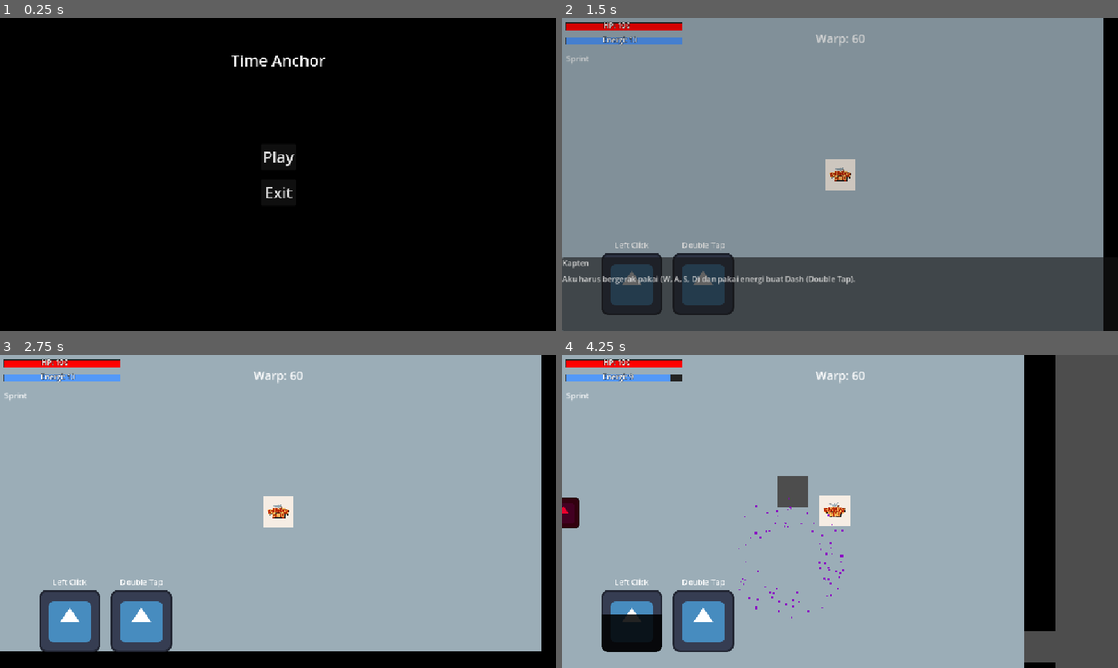
Above: before the commit, frames 1-4 (two rows, left to right).
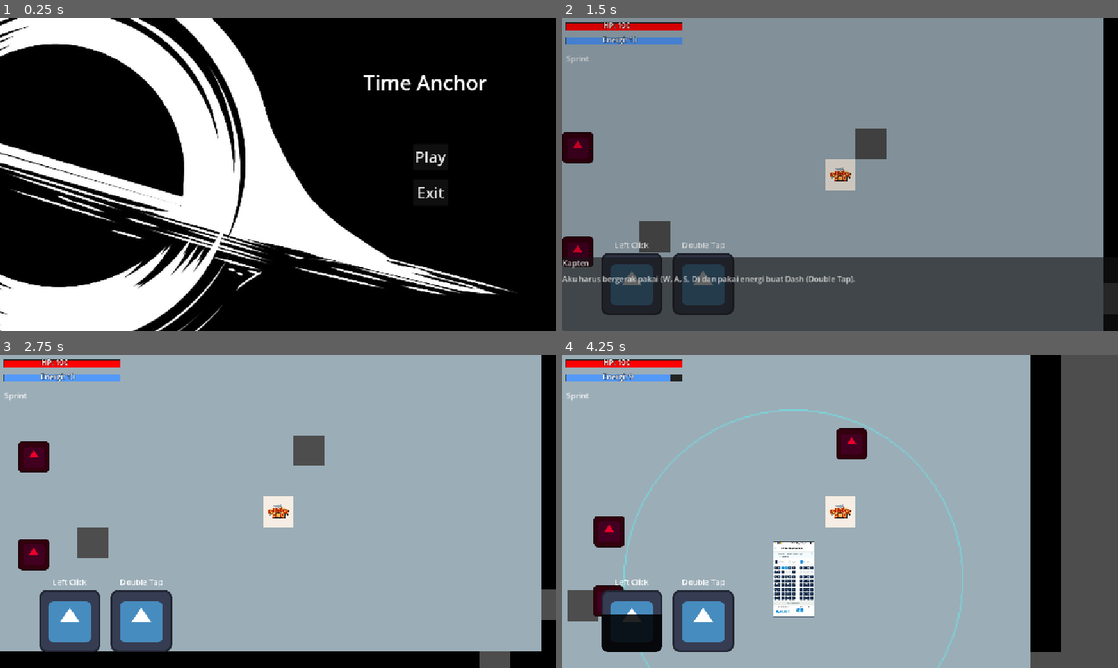
Above: after the commit, the same moments.

Repository: awanswangd/TimeAnchor
Game: Godot game, scene res://Scene/main_menu.tscn
The game is run twice, just before and just after one commit, with the same random seed, the same clock (stepped at 60 frames per second) and the same inputs. The engine's default icon, where the game draws it, is replaced by a stand-in: a white triangle on a blue panel in a dark square.
Inputs (mouse positions are in pixels of both pictures, inside the frame that each line leads up to):
- Up to frame 1 (0.25 s): no input
- Up to frame 2 (1.5 s): click "Play" at 0.5 s; move the mouse to (962, 158) at 1.27 s; hold Right (ui_right) from 1.28 s (still down); hold Space (detonate) from 1.28 s (still down)
- Up to frame 3 (2.75 s): click (400, 495) at 1.55 s; tap Enter at 2 s; move the mouse to (166, 527) at 2.02 s; release Right (ui_right) at 2.03 s; release Space (detonate) at 2.03 s; hold Down (ui_down) from 2.03 s (still down); click (166, 527) at 2.1 s; tap Space (detonate) at 2.3 s
- Up to frame 4 (4.25 s): move the mouse to (895, 442) at 2.77 s; release Down (ui_down) at 2.78 s; hold Right (ui_right) 2.78-3.53 s; hold Space (detonate) 2.78-3.53 s; click (895, 442) at 3.05 s; move the mouse to (812, 574) at 3.52 s; hold Up (ui_up) from 3.53 s (still down); click (812, 574) at 3.6 s; tap Space (detonate) at 3.8 s

The runs differ from the first frame. In frame 1, 27% of the frame differs, in the area x 0-93%, y 0-100%; in frame 2, 2.6%; in frame 3, 2.9%; in frame 4, 7.8%.

Commit message:
Add background assets for main menu
- Added Background_MainMenu.jpeg with corresponding import settings.
- Added Background_MainMenu_Animated.png and its import configuration.
-Added
3 Stage and Good ending/Bad ending

Diff:
--- a/Scene/main.tscn
+++ b/Scene/main.tscn
@@ -52,7 +52,7 @@
 
 [node name="GameManager" type="Node" parent="." groups=["game_manager"]]
 script = ExtResource("7_ow1sv")
-survival_duration = 3.0
+survival_duration = 120.0
 
 [node name="UIManager" type="CanvasLayer" parent="." groups=["ui_mannager"]]
 process_mode = 3
@@ -142,9 +142,9 @@
 offset_bottom = 58.0
 grow_horizontal = 2
 theme_override_font_sizes/font_size = 24
-text = "Warp: 60"
 
 [node name="Sprint_Button_Prompt" type="Label" parent="UIManager/GameplayHUD"]
+layout_mode = 0
 offset_left = 8.0
 offset_top = 72.0
 offset_right = 55.0
--- a/Scene/main_menu.tscn
+++ b/Scene/main_menu.tscn
@@ -1,6 +1,80 @@
-[gd_scene load_steps=2 format=3 uid="uid://bur8sbp3qbgql"]
+[gd_scene load_steps=12 format=3 uid="uid://bur8sbp3qbgql"]
 
-[ext_resource type="Script" uid="uid://bp14rno1pri66" path="res://scripts/main_menu.gd" id="1_ftydy"]
+[ext_resource type="Script" uid="uid://bp14rno1pri66" path="res://Scripts/main_menu.gd" id="1_ftydy"]
+[ext_resource type="Texture2D" uid="uid://cftoflvb7v26w" path="res://Assets/Background_MainMenu_Animated.png" id="2_87ipw"]
+
+[sub_resource type="AtlasTexture" id="AtlasTexture_87ipw"]
+atlas = ExtResource("2_87ipw")
+region = Rect2(0, 0, 1599, 1131)
+
+[sub_resource type="AtlasTexture" id="AtlasTexture_hii65"]
+atlas = ExtResource("2_87ipw")
+region = Rect2(1599, 0, 1599, 1131)
+
+[sub_resource type="AtlasTexture" id="AtlasTexture_kqsxi"]
+atlas = ExtResource("2_87ipw")
+region = Rect2(3198, 0, 1599, 1131)
+
+[sub_resource type="AtlasTexture" id="AtlasTexture_pvidh"]
+atlas = ExtResource("2_87ipw")
+region = Rect2(4797, 0, 1599, 1131)
+
+[sub_resource type="AtlasTexture" id="AtlasTexture_hptlk"]
+atlas = ExtResource("2_87ipw")
+region = Rect2(6396, 0, 1599, 1131)
+
+[sub_resource type="AtlasTexture" id="AtlasTexture_oqads"]
+atlas = ExtResource("2_87ipw")
+region = Rect2(7995, 0, 1599, 1131)
+
+[sub_resource type="AtlasTexture" id="AtlasTexture_s2f1d"]
+atlas = ExtResource("2_87ipw")
+region = Rect2(9594, 0, 1599, 1131)
+
+[sub_resource type="AtlasTexture" id="AtlasTexture_ejkra"]
+atlas = ExtResource("2_87ipw")
+region = Rect2(11193, 0, 1599, 1131)
+
+[sub_resource type="SpriteFrames" id="SpriteFrames_ejkra"]
+animations = [{
+"frames": [{
+"duration": 1.0,
+"texture": SubResource("AtlasTexture_87ipw")
+}, {
+"duration": 1.0,
+"texture": SubResource("AtlasTexture_hii65")
+}, {
+"duration": 1.0,
+"texture": SubResource("AtlasTexture_kqsxi")
+}, {
+"duration": 1.0,
+"texture": SubResource("AtlasTexture_pvidh")
+}, {
+"duration": 1.0,
+"texture": SubResource("AtlasTexture_hptlk")
+}, {
+"duration": 1.0,
+"texture": SubResource("AtlasTexture_oqads")
+}, {
+"duration": 1.0,
+"texture": SubResource("AtlasTexture_s2f1d")
+}, {
+"duration": 1.0,
+"texture": SubResource("AtlasTexture_ejkra")
+}, {
+"duration": 1.0,
+"texture": SubResource("AtlasTexture_kqsxi")
+}, {
+"duration": 1.0,
+"texture": SubResource("AtlasTexture_hii65")
+}, {
+"duration": 1.0,
+"texture": SubResource("AtlasTexture_87ipw")
+}],
+"loop": true,
+"name": &"default",
+"speed": 5.0
+}]
 
 [node name="MainMenu" type="Control"]
 process_mode = 3
@@ -13,43 +87,39 @@
 grow_vertical = 2
 script = ExtResource("1_ftydy")
 
-[node name="Background" type="ColorRect" parent="."]
-layout_mode = 1
-anchors_preset = 15
-anchor_right = 1.0
-anchor_bottom = 1.0
-grow_horizontal = 2
-grow_vertical = 2
-color = Color(0, 0, 0, 1)
+[node name="Background" type="AnimatedSprite2D" parent="."]
+position = Vector2(576, 408)
+scale = Vector2(0.725, 0.725)
+sprite_frames = SubResource("SpriteFrames_ejkra")
+frame_progress = 0.223127
 metadata/_edit_use_anchors_ = true
 
 [node name="TitleLabel" type="Label" parent="."]
 layout_mode = 1
 anchors_preset = -1
-anchor_left = 0.5
-anchor_top = 0.0987654
-anchor_right = 0.5
-anchor_bottom = 0.0987654
+anchor_left = 0.696615
+anchor_top = 0.160494
+anchor_right = 0.831163
+anchor_bottom = 0.194444
 offset_left = -20.0
 offset_right = 20.0
 offset_bottom = 23.0
 grow_horizontal = 2
-theme_override_font_sizes/font_size = 32
+theme_override_font_sizes/font_size = 42
 text = "Time Anchor"
 metadata/_edit_use_anchors_ = true
 
 [node name="VBoxContainer" type="VBoxContainer" parent="."]
 layout_mode = 1
 anchors_preset = -1
-anchor_left = 0.486111
-anchor_top = 0.433642
-anchor_right = 0.513889
-anchor_bottom = 0.566358
-offset_left = -20.0
-offset_top = -20.0
-offset_right = 20.0
-offset_bottom = 20.0
-grow_horizontal = 2
+anchor_left = 0.805556
+anchor_top = 0.5
+anchor_right = 0.805556
+anchor_bottom = 0.5
+offset_left = -72.0
+offset_top = -63.0
+offset_bottom = 63.0
+grow_horizontal = 0
 grow_vertical = 2
 theme_override_constants/separation = 20
 metadata/_edit_use_anchors_ = true
--- a/Scene/timeanchor.tscn
+++ b/Scene/timeanchor.tscn
@@ -9,8 +9,10 @@
 
 [sub_resource type="RectangleShape2D" id="RectangleShape2D_5x01l"]
 
-[node name="timeanchor" type="StaticBody2D" groups=["enemy"]]
+[node name="timeanchor" type="StaticBody2D"]
 position = Vector2(300, 200)
+collision_layer = 0
+collision_mask = 0
 script = ExtResource("1_h5wji")
 radius = 5
 
--- a/Scripts/enemy_spawner.gd
+++ b/Scripts/enemy_spawner.gd
@@ -9,20 +9,32 @@
 var spawn_timer: Timer
 
 func _ready() -> void:
+	add_to_group("spawner") # Tambahin ke grup biar gampang dicari GameManager
 	player = get_tree().get_first_node_in_group("player")
 
 	spawn_timer = Timer.new()
 	spawn_timer.wait_time = spawn_interval
-	spawn_timer.autostart = true
+	# autostart dibikin false juga, nunggu disuruh GameManager
+	spawn_timer.autostart = false
 	spawn_timer.timeout.connect(spawn_enemy)
 	add_child(spawn_timer)
 
+# --- FUNGSI KONTROL DARI GAME MANAGER ---
+func pause_spawning() -> void:
+	spawn_timer.stop()
+
+func resume_spawning() -> void:
+	spawn_timer.start()
+
+func spawn_specific_amount(amount: int) -> void:
+	for i in range(amount):
+		spawn_enemy()
+# ----------------------------------------
+
 func spawn_enemy() -> void:
-	if player == null or enemy_scene == null:
-		return
+	if player == null or enemy_scene == null: return
 
 	var enemy = enemy_scene.instantiate()
-
 	var random_angle = randf() * TAU
 	var spawn_direction = Vector2.RIGHT.rotated(random_angle)
 	var spawn_position = player.global_position + (spawn_direction * spawn_radius)
@@ -30,10 +42,8 @@
 	var arena = get_tree().get_first_node_in_group("arena")
 	if arena != null:
 		var used_rect = arena.get_used_rect()
-
 		var tile_size = 64.0
-		var padding = 2.0 #Jarak aman biar musuh ga kejepit persis di dalam tembok
-
+		var padding = 2.0
 		var batas_kiri = (used_rect.position.x + padding) * tile_size
 		var batas_kanan = (used_rect.end.x - padding) * tile_size
 		var batas_atas = (used_rect.position.y + padding) * tile_size
--- a/Scripts/game_manager.gd
+++ b/Scripts/game_manager.gd
@@ -1,49 +1,150 @@
 extends Node
 
-@export var survival_duration: float = 5.0 # Tes 5 detik dulu
-@export var warp_duration: float = 60.0
+enum Phase { ACT_1_TUTORIAL, ACT_2_SURVIVAL, ACT_3_BOSS }
+var current_phase: Phase = Phase.ACT_1_TUTORIAL
+
+@export_category("Game Settings")
+@export var tutorial_holes_amount: int = 5 #Jumlah lubang di Babak 1
+@export var tutorial_enemy_amount: int = 3 #Jumlah musuh di Babak 1
+@export var survival_duration: float = 120 #2 Menit untuk Babak 2
+@export var warp_duration: float = 60 #Waktu nahan Black Hole di Babak 3
 
 var current_timer: float = 0.0
-var is_warp_phase: bool = false
+var tentacles_left: int = 0
+var is_tutorial_setup_done: bool = false
+var is_game_active: bool = false
+var dialog_30s_played: bool = false
+var dialog_10s_played: bool = false
 var ui_manager: CanvasLayer
 var dialog_scene = preload("res://Scene/DialogOverlay.tscn")
 var tentacle_scene = preload("res://Scene/Tentacle.tscn")
-var tentacles_left: int = 0
 
 func _ready() -> void:
+	get_tree().paused = false
+	is_game_active = false
 	ui_manager = get_parent().get_node("UIManager")
+
 	if ui_manager != null and ui_manager.has_method("hide_warp_timer"):
 		ui_manager.hide_warp_timer()
+
+	await get_tree().create_timer(0.1).timeout
+	start_act_1()
+
+func _process(delta: float) -> void:
+	if ui_manager == null or not is_game_active:
+		return
+
+	match current_phase:
+		Phase.ACT_1_TUTORIAL:
+			process_act_1(delta)
+		Phase.ACT_2_SURVIVAL:
+			process_act_2(delta)
+		Phase.ACT_3_BOSS:
+			process_act_3(delta)
+
+func start_act_1() -> void:
+	current_phase = Phase.ACT_1_TUTORIAL
+
+	Global.can_detonate = false
+
+	var grid = get_tree().get_first_node_in_group("grid_manager")
+	var spawner = get_tree().get_first_node_in_group("spawner")
+
+	if grid != null:
+		grid.pause_decay()
+		grid.punch_holes(tutorial_holes_amount)
+
+	if spawner != null:
+		spawner.pause_spawning()
+		spawner.spawn_specific_amount(tutorial_enemy_amount)
+
 	if not Global.is_tutorial_done:
 		mulai_monolog_tutorial()
-	else:
-		print("Tutorial di-skip, langsung gelut!")
+	is_game_active = true
+
+func process_act_1(_delta: float) -> void:
+	var enemies_left = get_tree().get_nodes_in_group("enemy").size()
+	var holes_left = check_remaining_holes()
+	if enemies_left <= 0 and holes_left <= 0:
+		start_act_2()
+
+func check_remaining_holes() -> int:
+	var grid = get_tree().get_first_node_in_group("grid_manager")
+	var arena = get_tree().get_first_node_in_group("arena")
+
+	if grid != null and arena != null:
+		var target_tiles = grid.get_total_blueprint_size()
+		var current_tiles = arena.get_used_cells().size()
+		return max(0, target_tiles - current_tiles)
+
+	return 999
+
+func start_act_2() -> void:
+	current_phase = Phase.ACT_2_SURVIVAL
 	current_timer = survival_duration
-
-func _process(delta: float) -> void:
-	if ui_manager == null: return
-
+	Global.can_detonate = true
+
+	var grid = get_tree().get_first_node_in_group("grid_manager")
+	var spawner = get_tree().get_first_node_in_group("spawner")
+
+	if grid != null: grid.resume_decay()
+	if spawner != null: spawner.resume_spawning()
+
+	if ui_manager.has_method("show_warp_timer"):
+		ui_manager.show_warp_timer()
+
+	munculkan_dialog([
+			"Pilot|Kerja Bagus Kapten! Mesin belakang sudah beres, kita akan mulai teleportasi dalam 2 menit!",
+			"Kapten|Bagus! Lakukan teleportasi sekarang!",
+			"Pilot|T-Tunggu Kapten! Sensor mendeteksi gelombang anomali lagi! MEREKA DATANG LEBIH BANYAK!!",
+			"Pilot|Kapten Teleportasi Akan siap dalam 2 menit, tolong bertahan hingga kita dapat berteleportasi!",
+			"Pilot|Saya akan Memberikan Akses Untuk Meledakkan Time Anchor anda, Tolong tetap hidup kapten!",
+			"Kapten|Baiklah, aku akan bertahan hidup!"
+		])
+
+
+func process_act_2(delta: float) -> void:
 	current_timer -= delta
-
-	if not is_warp_phase:
-		if current_timer <= 0:
-			start_warp_phase()
-	else:
-		if ui_manager.has_method("update_warp_timer"):
-			ui_manager.update_warp_timer(current_timer)
-
-		if current_timer <= 0:
-			if tentacles_left <= 0:
-				trigger_you_win()
-			else:
-				trigger_game_over_warp_failed()
-
-func start_warp_phase() -> void:
-	is_warp_phase = true
+	if ui_manager.has_method("update_warp_timer"):
+		ui_manager.update_warp_timer(current_timer)
+
+	if current_timer <= 30.0 and not dialog_30s_played:
+		dialog_30s_played = true
+		munculkan_dialog(["Pilot|30 Detik sebelum warping! Tahan posisi Kapten!"])
+
+	if current_timer <= 10.0 and not dialog_10s_played:
+		dialog_10s_played = true
+		munculkan_dialog(["Pilot|Gawat! Radar mendeteksi fluktuasi energi ruang angkasa yang aneh tepat di belakang kapal!"])
+
+	if current_timer <= 0:
+		start_act_3()
+
+func start_act_3() -> void:
+	current_phase = Phase.ACT_3_BOSS
 	current_timer = warp_duration
-	print("ALARM! WARP SEQUENCE INITIATED!")
-
+	print("🕳️ MEMASUKI BABAK 3: BLACK HOLE!")
+
+	var player = get_tree().get_first_node_in_group("player")
+	if player != null and player.has_method("set_blackhole_active"):
+		player.set_blackhole_active(true)
+
+	munculkan_dialog([
+		"Pilot|KAPTEN!! Sebuah Black Hole terbuka persis di belakang kita!",
+		"Pilot|Ada entitas kosmik mengerikan muncul dari dalamnya!",
+		"Pilot|Tentakel-tentakel hitam itu menahan laju kapal! Hancurkan semua tentakelnya pakai ledakan Anchor sebelum kita tersedot ke dalam Void!!"
+	])
 	spawn_tentacles()
+
+func process_act_3(delta: float) -> void:
+	current_timer -= delta
+	if ui_manager.has_method("update_warp_timer"):
+		ui_manager.update_warp_timer(current_timer)
+
+	if current_timer <= 0:
+		if tentacles_left <= 0:
+			trigger_you_win()
+		else:
+			trigger_game_over_warp_failed()
 
 func spawn_tentacles() -> void:
 	var arena = get_tree().get_first_node_in_group("arena")
@@ -85,26 +186,38 @@
 			ui_manager.show_survival_objective()
 
 func trigger_game_over_warp_failed() -> void:
-	print("WAKTU HABIS! KAPAL HANCUR!")
+	set_process(false)
+	munculkan_dialog([
+		"Pilot|KAPTEN! Waktu habis! Integritas lambung 0%! Mesin warp mati!",
+		"System|CRITICAL ERROR. HULL BREACH DETECTED. WELCOME TO THE VOID."
+		])
+
 	if ui_manager.has_method("show_game_over"):
 		ui_manager.show_game_over()
 		set_process(false)
 
 func trigger_you_win() -> void:
 	print("SEMUA TENTAKEL HANCUR! WARP BERHASIL!")
+	set_process(false)
+	munculkan_dialog([
+		"Pilot|Luar biasa Kapten! Semua cengkeraman entitas kosmik itu sudah hancur!",
+		"Kapten|Jalur sudah bersih! Tarik tuasnya sekarang!!",
+		"Pilot|Warping in 3... 2... 1... KITA BERHASIL LOLOS!"
+	])
 	if ui_manager.has_method("show_win"):
 		ui_manager.show_win()
-		set_process(false)
-
-func mulai_monolog_tutorial() -> void:
+
+func munculkan_dialog(teks_array: Array) -> void:
 	if dialog_scene != null:
 		var dialog_instance = dialog_scene.instantiate()
-
-		dialog_instance.dialog_queue = [
-			"Kapten|Sialan! Lambung kapal mulai runtuh ditarik anomali waktu!",
-			"Kapten|Aku harus bergerak pakai (W, A, S, D) dan pakai energi buat Dash (Double Tap).",
-			"Kapten|Kalau ada lantai berlubang, aku bisa menambalnya dengan Time Anchor (Klik Kiri)...",
-			"Kapten|Tapi hati-hati, Anchor itu bakal meledak! Aku harus bertahan hidup!"
-		]
+		dialog_instance.dialog_queue = teks_array
 		get_parent().add_child.call_deferred(dialog_instance)
-		Global.is_tutorial_done = true
+
+func mulai_monolog_tutorial() -> void:
+	munculkan_dialog([
+		"Kapten|Sialan! Lambung kapal mulai runtuh ditarik anomali waktu!",
+		"Kapten|Aku harus bergerak pakai (W, A, S, D) dan pakai energi buat Dash (Double Tap).",
+		"Kapten|Kalau ada lantai berlubang, aku bisa menambalnya dengan Time Anchor (Klik Kiri)...",
+		"Kapten|Tapi hati-hati, Anchor itu bakal meledak! Aku harus bertahan hidup!"
+	])
+	Global.is_tutorial_done = true
--- a/Scripts/global.gd
+++ b/Scripts/global.gd
@@ -1,3 +1,4 @@
 extends Node
 
 var is_tutorial_done: bool = false
+var can_detonate: bool = false
--- a/Scripts/grid_manager.gd
+++ b/Scripts/grid_manager.gd
@@ -15,22 +15,32 @@
 
 		for cell in all_cells:
 			var cell_coords = arena_tilemap.get_cell_atlas_coords(cell)
-
 			if cell_coords == floor_atlas_coords:
 				initial_floor_blueprint[cell] = true
 
 	decay_timer = Timer.new()
 	decay_timer.wait_time = decay_speed
-	decay_timer.autostart = true
+	decay_timer.autostart = false
 	decay_timer.timeout.connect(destroy_random_floor)
 	add_child(decay_timer)
 
+func pause_decay() -> void:
+	decay_timer.stop()
+
+func resume_decay() -> void:
+	decay_timer.start()
+
+func get_total_blueprint_size() -> int:
+	return initial_floor_blueprint.size()
+
+func punch_holes(amount: int) -> void:
+	for i in range(amount):
+		destroy_random_floor()
+
 func destroy_random_floor() -> void:
-	if arena_tilemap == null:
-		return
+	if arena_tilemap == null: return
 
 	var active_floors = []
-
 	for cell in initial_floor_blueprint.keys():
 		if arena_tilemap.get_cell_atlas_coords(cell) == floor_atlas_coords:
 			active_floors.append(cell)
--- a/Scripts/player.gd
+++ b/Scripts/player.gd
@@ -12,6 +12,7 @@
 @export_category("References")
 @export var time_anchor_scene: PackedScene
 @export var arena_tilemap: TileMapLayer
+@export var blackhole_pull: float = 50.0
 
 #PLAYER STATS
 @export_category("Player Stats")
@@ -22,7 +23,7 @@
 var current_health: int
 var current_energy: int
 var sprint_tick_timer: float = 0.0
-
+var is_blackhole_active: bool = false
 #DASH SYSTEM
 @export_group("Dash Settings")
 @export var dash_speed_multiplier: float = 3.5
@@ -109,6 +110,8 @@
 			sprint_tick_timer = 0.0
 
 		velocity = input_dir * current_speed
+		if is_blackhole_active:
+			velocity.y -= blackhole_pull
 		move_and_slide()
 
 func check_double_tap(delta: float) -> void:
@@ -232,3 +235,6 @@
 				energy_changed.emit(current_energy)
 			else:
 				take_damage(10)
+
+func set_blackhole_active(active: bool) -> void:
+	is_blackhole_active = active
--- a/Scripts/time_warper.gd
+++ b/Scripts/time_warper.gd
@@ -2,7 +2,7 @@
 
 @export var base_speed: float = 120.0
 @export var slow_speed: float = 40.0
-@export var damage: int = 15
+@export var damage: int = 5
 
 var current_speed: float
 var player: Node2D
@@ -20,7 +20,6 @@
 	velocity = direction * current_speed
 	move_and_slide()
 
-	#Mengecek apakah menabrak player
 	for i in get_slide_collision_count():
 		var collision = get_slide_collision(i)
 		var collider = collision.get_collider()
--- a/Scripts/timeanchor.gd
+++ b/Scripts/timeanchor.gd
@@ -13,6 +13,8 @@
 
 func _process(delta: float) -> void:
 	if is_player_inside and Input.is_action_just_pressed("detonate"):
+		if not Global.can_detonate:
+			return
 		detonate()
 
 func _on_aura_area_body_entered(body: Node2D) -> void:
@@ -53,7 +55,7 @@
 	for body in overlapping_bodies:
 		if body.is_in_group("enemy") and body.has_method("die"):
 			print("Musuh ini punya fungsi die, bunuh!")
-			body.die() # Musuh mati (dan ngedrop bensin lagi!)
+			body.die()
 		else:
 				print("ERROR: Musuh ini GA PUNYA fungsi die!")
 		area.monitoring = false
@@ -68,7 +70,7 @@
 
 func restore_surrounding_tiles() -> void:
 	var tilemap = get_tree().get_first_node_in_group("arena")
-	var grid_manager = get_tree().get_first_node_in_group("grid_manager") # Memanggil blueprint
+	var grid_manager = get_tree().get_first_node_in_group("grid_manager")
 
 	if tilemap == null or grid_manager == null:
 		print("ERROR: Tilemap atau GridManager tidak ditemukan!")
--- a/Scripts/ui_manager.gd
+++ b/Scripts/ui_manager.gd
@@ -43,11 +43,19 @@
 		you_win_panel.show()
 	get_tree().paused = true
 
+func show_warp_timer() -> void:
+	if warp_timer_label != null:
+		warp_timer_label.show()
+
 func hide_warp_timer() -> void:
-	var label = get_node_or_null("WarpTimerLabel")
-	if label != null:
-		label.text = ""
-		label.hide()
+	if warp_timer_label != null:
+		warp_timer_label.hide()
+
+func update_warp_timer(time_left: float) -> void:
+	if warp_timer_label != null:
+		var minutes: int = int(time_left) / 60
+		var seconds: int = int(time_left) % 60
+		warp_timer_label.text = "%02d:%02d" % [minutes, seconds]
 
 func show_survival_objective() -> void:
 	var obj_label = get_node_or_null("ObjectiveLabel")
@@ -57,11 +65,6 @@
 		await get_tree().create_timer(2.0).timeout
 		obj_label.hide()
 
-func update_warp_timer(waktu: float) -> void:
-	var label = get_node_or_null("WarpTimerLabel")
-	if label != null:
-		label.show()
-		label.text = "WARP DALAM: " + str(ceil(waktu))
 
 func restart_game() -> void:
 	get_tree().paused = false
--- a/project.godot
+++ b/project.godot
@@ -26,7 +26,6 @@
 
 [display]
 
-window/size/mode=3
 window/stretch/mode="canvas_items"
 
 [global_group]
Binary file added: Assets/Background_MainMenu.jpeg
Not shown, added: Assets/Background_MainMenu.jpeg.import
Binary file added: Assets/Background_MainMenu_Animated.png
Not shown, added: Assets/Background_MainMenu_Animated.png.import
